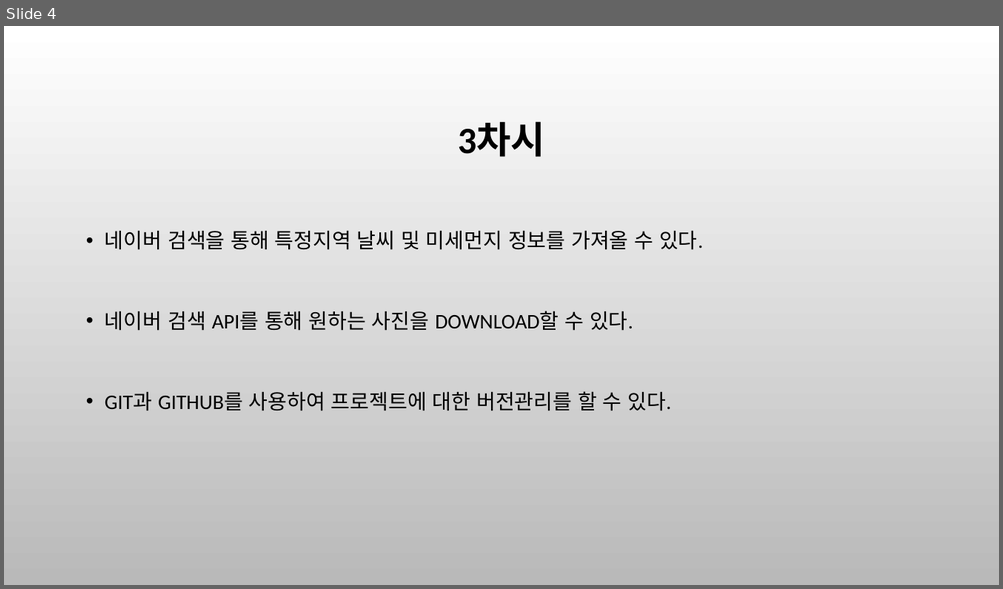
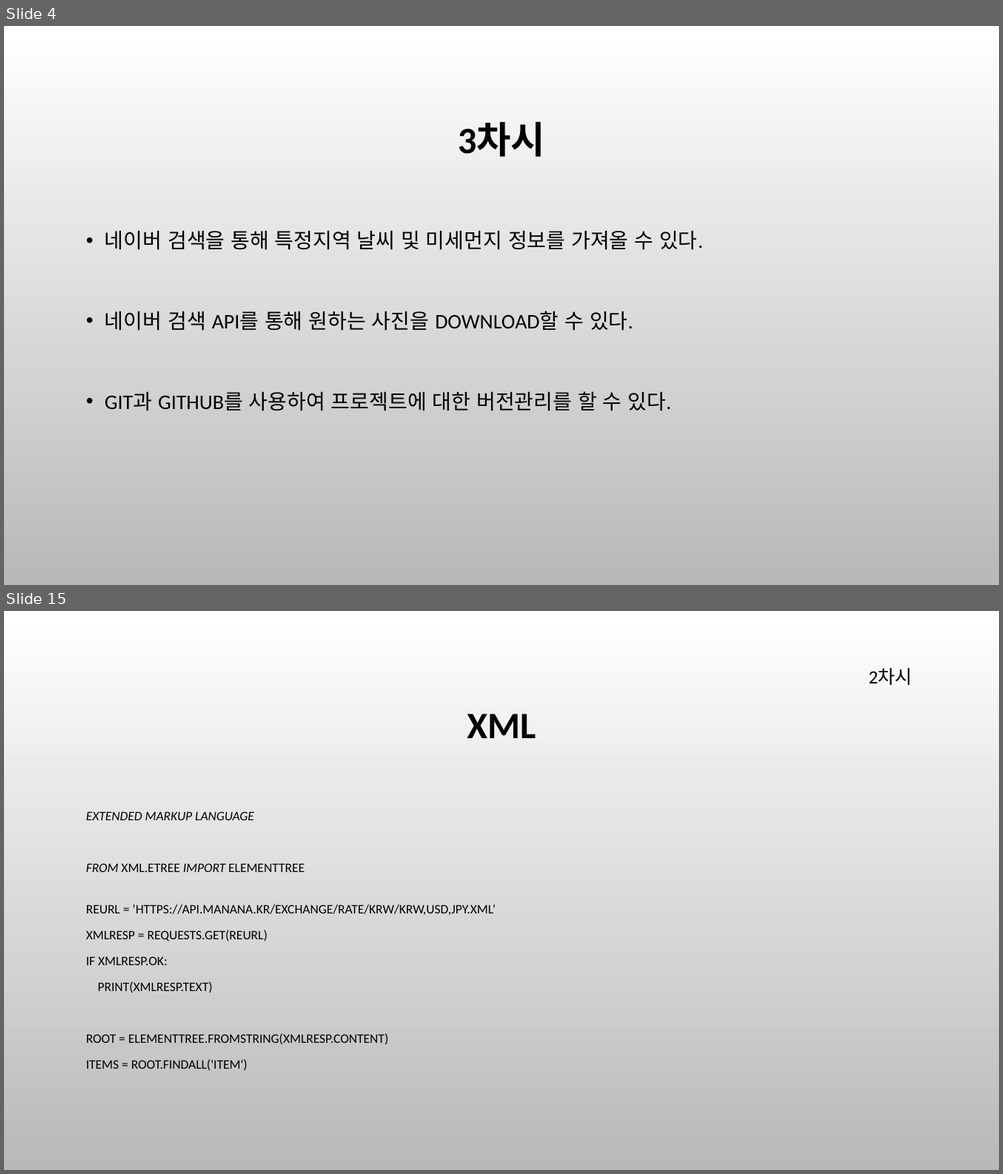
Before and after one commit to cute93/2020_sw_teacher, a slide deck: SW선도교원 연수.pptx. Shown one above the other, each under a label of ours: slide 4 before the commit, slides 4 and 15 after it; the slides between them are not shown. The pictures are 1003x589 and 1003x1174 pixels, drawn with LibreOffice and Linux fonts; fonts in the diff are those of the drawing; background and template pictures are left out. Boxes give left, top, right and bottom in pixels: in the first picture for what was removed or moved away, otherwise in the second. Text is boxed around its words. In the diff, an @@ line names an element or a change of style, - is before the commit and + after.

```diff
--- a/SW선도교원 연수.pptx
+++ b/SW선도교원 연수.pptx
@@ slide 15 added at [4, 611, 999, 1170], background picture (left out) @@
@@ text added at [868, 668, 912, 685], 18 pt, text #000000 @@
+2차시
@@ title added at [466, 714, 535, 738], 36 pt, text #000000, bold @@
+XML
@@ text added at [86, 812, 495, 1071], 12.5 pt, text #000000 @@
+EXTENDED MARKUP LANGUAGE
+FROM XML.ETREE IMPORT ELEMENTTREE
+REURL = ’HTTPS://API.MANANA.KR/EXCHANGE/RATE/KRW/KRW,USD,JPY.XML’
+XMLRESP = REQUESTS.GET(REURL)
+IF XMLRESP.OK:
+PRINT(XMLRESP.TEXT)
+ROOT = ELEMENTTREE.FROMSTRING(XMLRESP.CONTENT)
+ITEMS = ROOT.FINDALL('ITEM')
```
Also in this commit, not shown: 10 slides changed, 10 other slides added, 8 other files.
